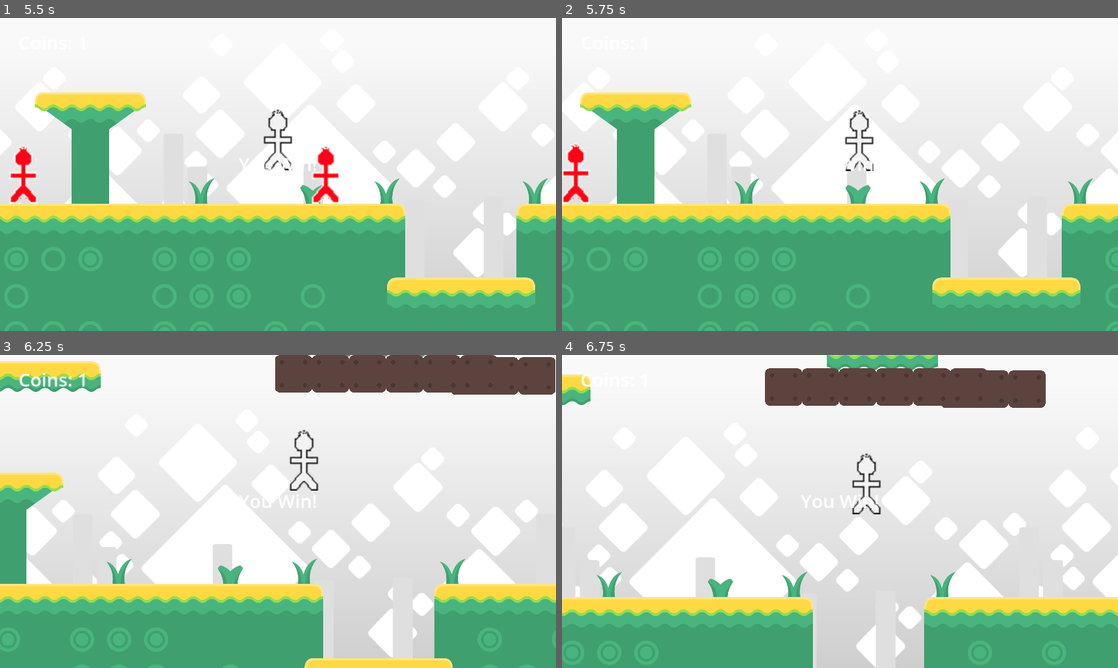
Above: before the commit, frames 1-4 (two rows, left to right).
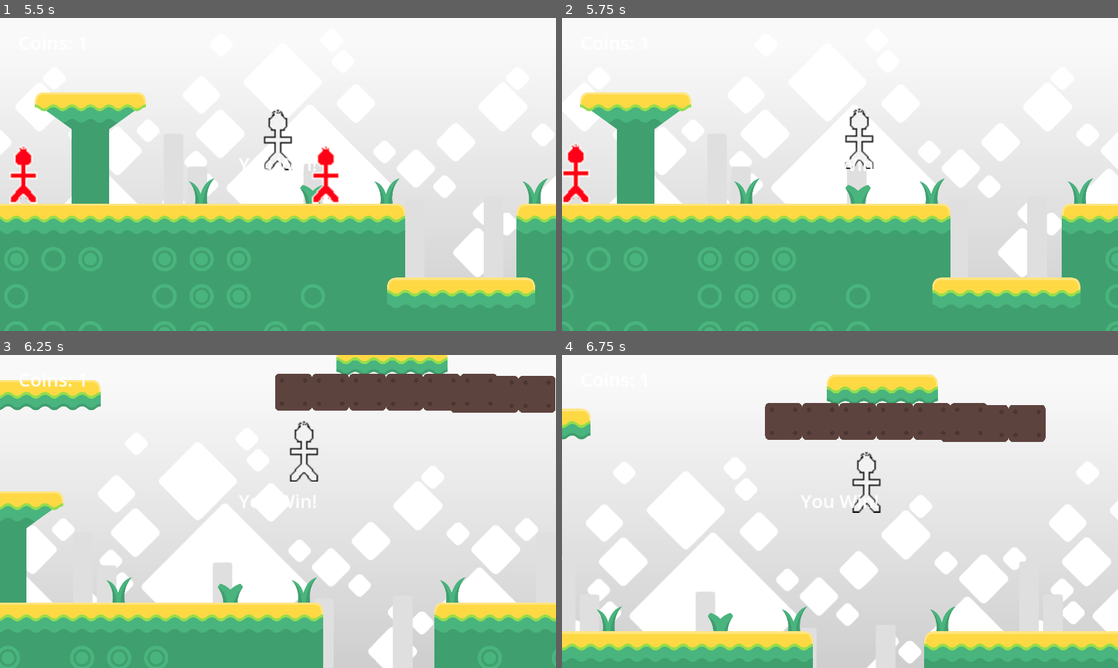
Above: after the commit, the same moments.

Repository: endlessm/moddable-platformer
Game: Godot game, scene res://main.tscn
Two runs of this game, one before a commit and one after it. Both use one fixed random seed, a clock stepped at 60 frames per second and the inputs below.
Inputs:
- Up to frame 1 (5.5 s): tap Enter (ui_accept) at 0.5, 0.77, 1.52, 3.02, 3.77, 4.52 s; hold Right (ui_right) 0.53-2.03 s; hold Left (ui_left) 2.03-4.28 s; hold Right (ui_right) from 4.28 s (still down)
- Up to frame 2 (5.75 s): keep holding Right (ui_right)
- Up to frame 3 (6.25 s): keep holding Right (ui_right); tap Enter (ui_accept) at 6.02 s
- Up to frame 4 (6.75 s): keep holding Right (ui_right)

Frame 1 is identical in both runs. In frame 2, 0.3% of the frame differs, in the area x 50-57%, y 28-49%; in frame 3, 29%; in frame 4, 39%, in the area x 0-100%, y 0-100%.

Commit message:
Fix enemy squashable
To adjust to the new assets.

Diff:
--- a/components/enemy/enemy.gd
+++ b/components/enemy/enemy.gd
@@ -58,10 +58,9 @@
 
 func _on_hitbox_body_entered(body):
 	if body.name == "Player":
-		if body.velocity.y <= 0 or position.y - body.position.y < 34:
+		if squashable and body.velocity.y > 0 and body.position.y < position.y:
+			body.velocity.y = body.jump_velocity
+			queue_free()
+		else:
 			if reset_player:
 				body.reset()
-		else:
-			if squashable:
-				body.velocity.y = body.jump_velocity * 0.8
-				queue_free()
